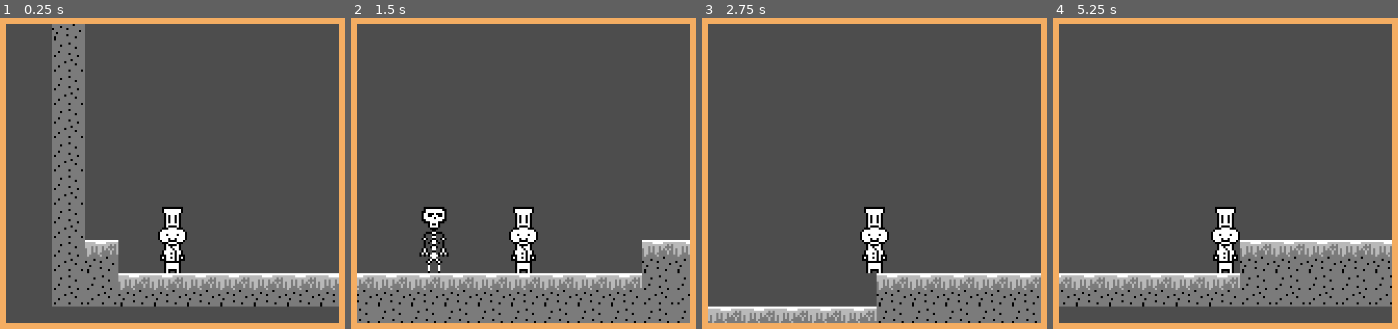
Above: before the commit, frames 1-4 (left to right).
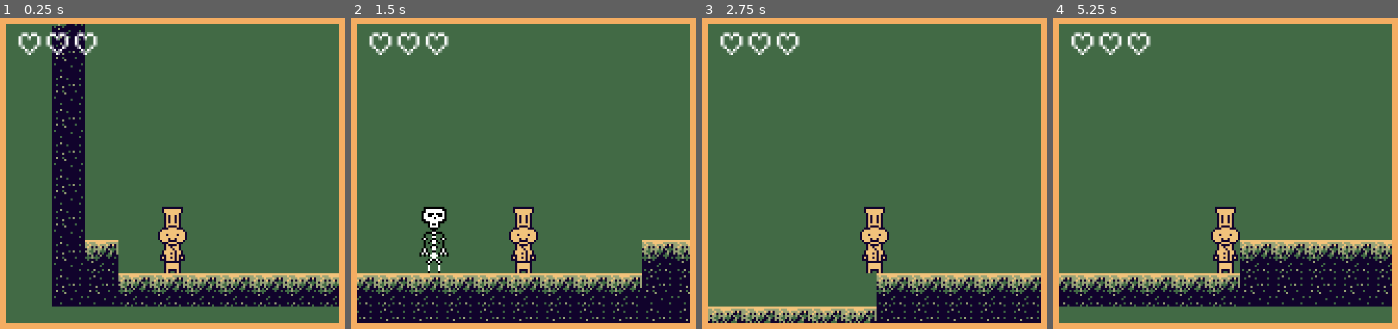
Above: after the commit, the same moments.

Repository: alexmat2on/gbjam-12
Game: Godot game, scene res://root.tscn
Two runs of this game, one before a commit and one after it. Both use one fixed random seed, a clock stepped at 60 frames per second and the inputs below.
Inputs:
- Up to frame 1 (0.25 s): no input
- Up to frame 2 (1.5 s): tap Enter at 0.5 s; hold D (right) from 0.53 s (still down); tap W (up) at 0.77 s
- Up to frame 3 (2.75 s): tap W (up) at 1.52 s; release D (right) at 2.03 s; hold A (left) from 2.03 s (still down)
- Up to frame 4 (5.25 s): release A (left) at 2.78 s; hold D (right) 2.78-4.28 s; tap W (up) at 3.02, 3.77, 4.52 s; hold A (left) 4.28-5.03 s; hold D (right) from 5.03 s (still down)

The runs differ from the first frame. In frame 1, 92% of the frame differs, in the area x 1-99%, y 1-99%; in frame 2, 92%; in frame 3, 93%; in frame 4, 93%.

Commit message:
set color palette

Diff:
--- /dev/null
+++ b/godot/components/player/PlayerVariables.gd
@@ -0,0 +1,13 @@
+extends Node
+
+var _max_health: int = 3;
+var _health: int = 3;
+
+func get_health():
+	return _health;
+
+func add_health():
+	_health = min(_max_health, _health + 1)
+
+func remove_health():
+	_health = max(0, _health - 1)
--- a/godot/components/player/player.gd
+++ b/godot/components/player/player.gd
@@ -29,4 +29,6 @@
 	animSprite.play(animation)
 	velocity.x = horizontal_direction * playerSpeed
 
+
+
 	move_and_slide()
--- /dev/null
+++ b/godot/healthbar.gd
@@ -0,0 +1,5 @@
+extends RichTextLabel
+
+# Called every frame. 'delta' is the elapsed time since the previous frame.
+func _process(delta: float) -> void:
+	text = " " + "<".repeat(PlayerVariables.get_health())
--- a/godot/project.godot
+++ b/godot/project.godot
@@ -20,6 +20,7 @@
 Inventory="*res://components/Inventory.gd"
 RecipeUtils="*res://components/cooking/RecipeUtils.gd"
 Kitchen="*res://components/cooking/Kitchen.gd"
+PlayerVariables="*res://components/player/PlayerVariables.gd"
 
 [filesystem]
 
@@ -57,3 +58,6 @@
 2d_physics/layer_1="GROUND"
 2d_physics/layer_2="PLAYER"
 2d_physics/layer_3="ENEMY"
+[rendering]
+
+environment/defaults/default_clear_color=Color(0.258824, 0.415686, 0.270588, 1)
--- a/godot/root.tscn
+++ b/godot/root.tscn
@@ -1,7 +1,9 @@
-[gd_scene load_steps=3 format=3 uid="uid://bhduax5jl1o5r"]
+[gd_scene load_steps=5 format=3 uid="uid://bhduax5jl1o5r"]
 
 [ext_resource type="Script" path="res://components/game/GameViewportContainer.gd" id="1_36d7k"]
 [ext_resource type="PackedScene" uid="uid://dyaci2ciwkxfh" path="res://components/game/game.tscn" id="1_jq1mj"]
+[ext_resource type="FontFile" uid="uid://dt07fim45khyb" path="res://assets/Early GameBoy.ttf" id="2_x4dhp"]
+[ext_resource type="Script" path="res://healthbar.gd" id="4_n118q"]
 
 [node name="Root" type="Control"]
 layout_mode = 3
@@ -39,4 +41,20 @@
 size = Vector2i(160, 144)
 render_target_update_mode = 4
 
-[node name="Game" parent="GameViewportContainer/SubViewport" instance=ExtResource("1_jq1mj")]
+[node name="Control" type="Control" parent="GameViewportContainer/SubViewport"]
+layout_mode = 3
+anchors_preset = 0
+
+[node name="Game" parent="GameViewportContainer/SubViewport/Control" instance=ExtResource("1_jq1mj")]
+
+[node name="CanvasLayer" type="CanvasLayer" parent="GameViewportContainer/SubViewport/Control"]
+
+[node name="Healthbar" type="RichTextLabel" parent="GameViewportContainer/SubViewport/Control/CanvasLayer"]
+texture_filter = 1
+offset_right = 160.0
+offset_bottom = 161.0
+size_flags_horizontal = 3
+theme_override_fonts/normal_font = ExtResource("2_x4dhp")
+theme_override_font_sizes/normal_font_size = 12
+fit_content = true
+script = ExtResource("4_n118q")
Binary file added: godot/assets/Early GameBoy.ttf
Not shown, added: godot/assets/Early GameBoy.ttf.import
Binary file changed: godot/assets/tiles.png
Binary file changed: godot/components/player/lechef.png
Not shown, changed: README.md
Not shown, changed: art/characters/ghost.aseprite
Not shown, changed: art/characters/lechef.aseprite
Not shown, changed: art/characters/skeleton.aseprite
Not shown, changed: art/characters/zombie.aseprite
Not shown, changed: art/concept-0001.aseprite
Not shown, changed: art/palette.aseprite
Not shown, changed: art/tiles.aseprite
